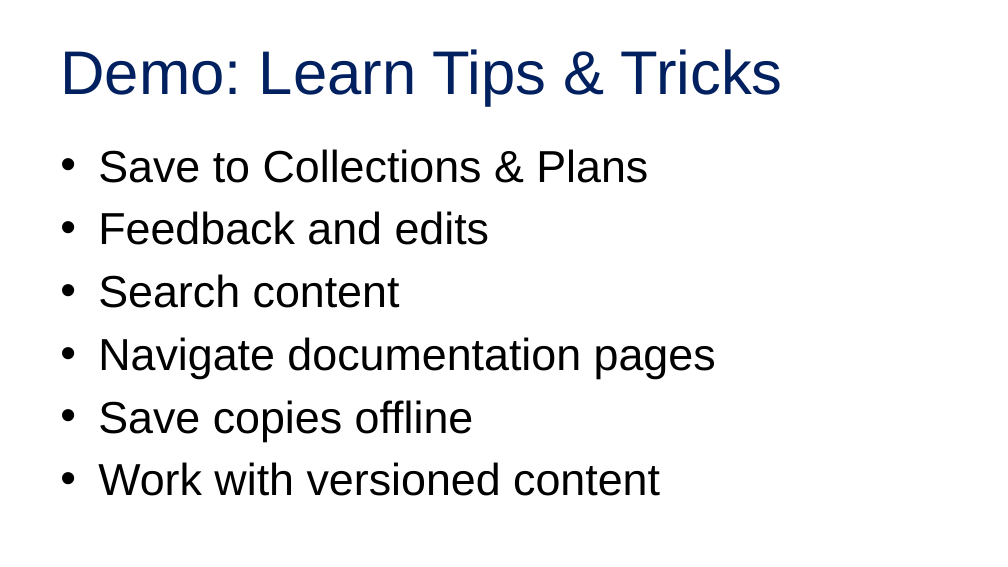
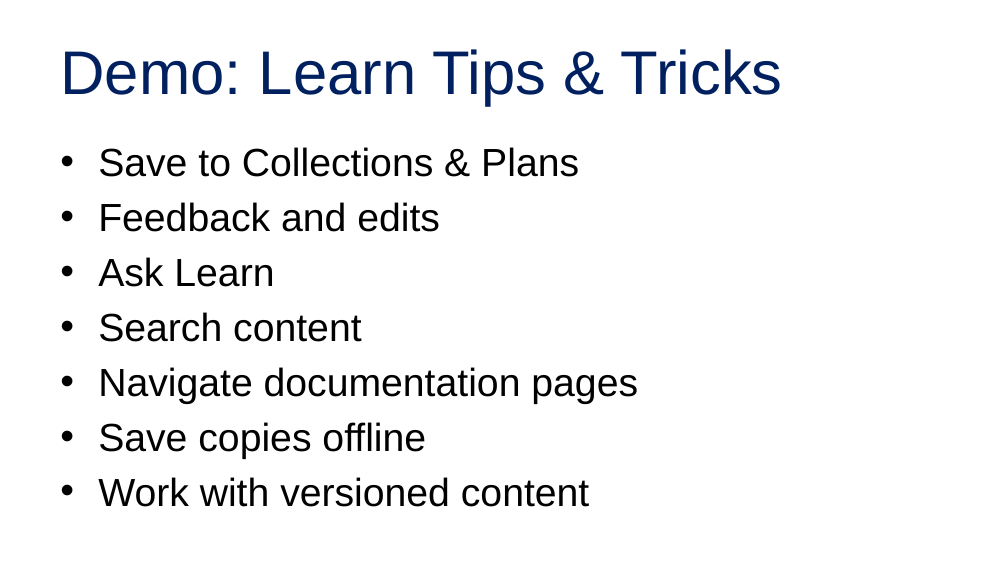
Before and after one commit to alvinashcraft/speaking, a slide deck: slide 8 of 2025/1116_VSLiveOrlando/Contributing to Learn/VSLive Orlando 25 - Become a MS Learn Contributor_AlvinAshcraft.pptx. Drawn at 1008x567 pixels with LibreOffice and Linux fonts; fonts in the diff are those of the drawing; background and template pictures are left out. Boxes give left, top, right and bottom in pixels: in the first picture for what was removed or moved away, otherwise in the second. Text is boxed around its words. In the diff, an @@ line names an element or a change of style, - is before the commit and + after.

Commit message:
Learn slide tweaks

```diff
--- a/2025/1116_VSLiveOrlando/Contributing to Learn/VSLive Orlando 25 - Become a MS Learn Contributor_AlvinAshcraft.pptx
+++ b/2025/1116_VSLiveOrlando/Contributing to Learn/VSLive Orlando 25 - Become a MS Learn Contributor_AlvinAshcraft.pptx
@@ text at [98,147,638,507]: size 32 to 28 pt @@
@@ text at [98,257,274,287]: paragraph added @@
+• Ask Learn
```
Also in this commit, not shown: 1 other slide changed.
